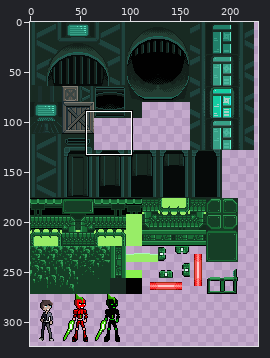
Two states of a sprite sheet, GamesCapstone/assets/lab tile arrange.png. The picture above shows the old version from afar; the outline marks the close-up.
Close-up. Before the commit:
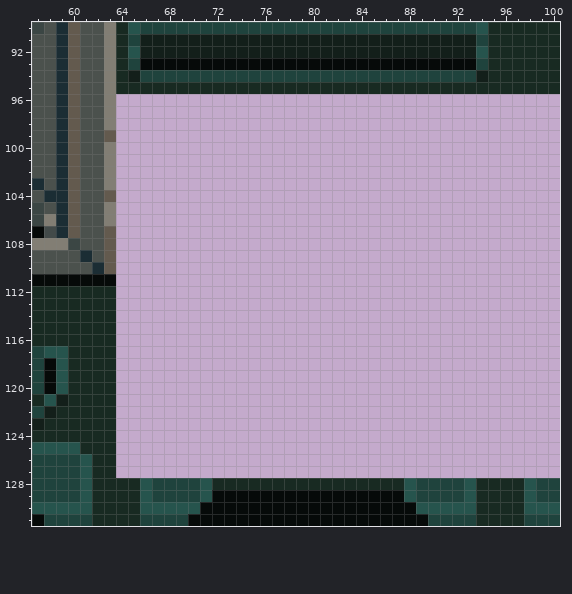
The file is 512x512 pixels. Colours within 5 levels of each other are drawn and written as one. Shown: x 57..100, y 90..131. The wide view leaves out empty margins.
After:
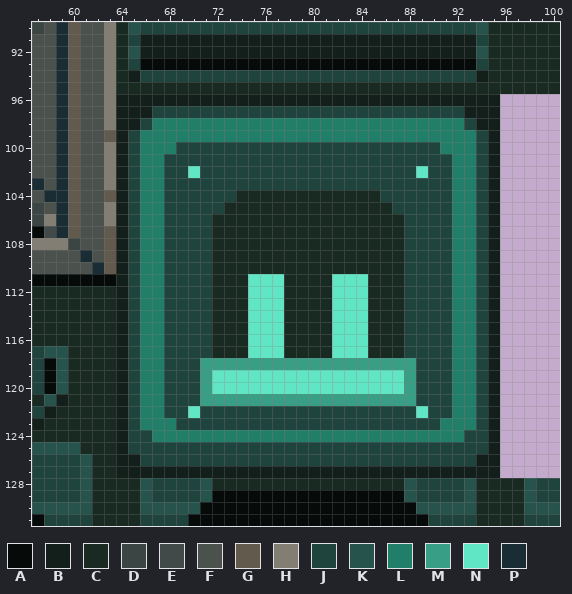
Palette (. is transparent): A #060a09  B #131f1a  C #182a22  D #3b4644  E #424a49  F #4b514d  G #635a4e  H #827e74  J #1f433d  K #26544d  L #217f69  M #389f86  N #60e6c5  P #1b2d34
Edits made:
The author put colour B in row 96 at x 64 to 95; in row 97 at x 64 to 66 and 93 to 95; in row 98 at x 64 to 65 and 94 to 95; in rows 99 to 125 at x 64 and 95; in row 126 at x 64 to 65 and 94 to 95; in row 127 at x 64 to 95.
The author put colour C in row 104 at x 74 to 85; in row 105 at x 73 to 86; in rows 106 to 110 at x 72 to 87; in rows 111 to 117 at x 72 to 74, 78 to 81 and 85 to 87.
The author put colour J in row 97 at x 67 to 92; in row 98 at x 66 and 93; in row 99 at x 65 and 94; in row 100 at x 65, 69 to 90 and 94; in row 101 at x 65, 68 to 91 and 94; in row 102 at x 65, 68 to 69, 71 to 88, 90 to 91 and 94.
The author put colour J in row 103 at x 65, 68 to 91 and 94; in row 104 at x 65, 68 to 73, 86 to 91 and 94; in row 105 at x 65, 68 to 72, 87 to 91 and 94; in rows 106 to 117 at x 65, 68 to 71, 88 to 91 and 94; in rows 118 to 121 at x 65, 68 to 70, 89 to 91 and 94; in row 122 at x 65, 68 to 69, 71 to 88, 90 to 91 and 94.
The author put colour J in row 123 at x 65, 69 to 90 and 94; in row 124 at x 65 to 66 and 93 to 94; in row 125 at x 65 to 94; in row 126 at x 66 to 93.
The author put colour L in row 98 at x 67 to 92; in row 99 at x 66 to 93; in row 100 at x 66 to 68 and 91 to 93; in rows 101 to 122 at x 66 to 67 and 92 to 93; in row 123 at x 66 to 68 and 91 to 93; in row 124 at x 67 to 92.
The author put colour M in row 118 at x 71 to 88; in rows 119 to 120 at x 71 and 88; in row 121 at x 71 to 88.
The author put colour N in row 102 at x 70 and 89; in rows 111 to 117 at x 75 to 77 and 82 to 84; in rows 119 to 120 at x 72 to 87; in row 122 at x 70 and 89.
Pixel boxes of the changes (left, top, right, bottom) in both close-ups:
added: (116, 94, 500, 478)
